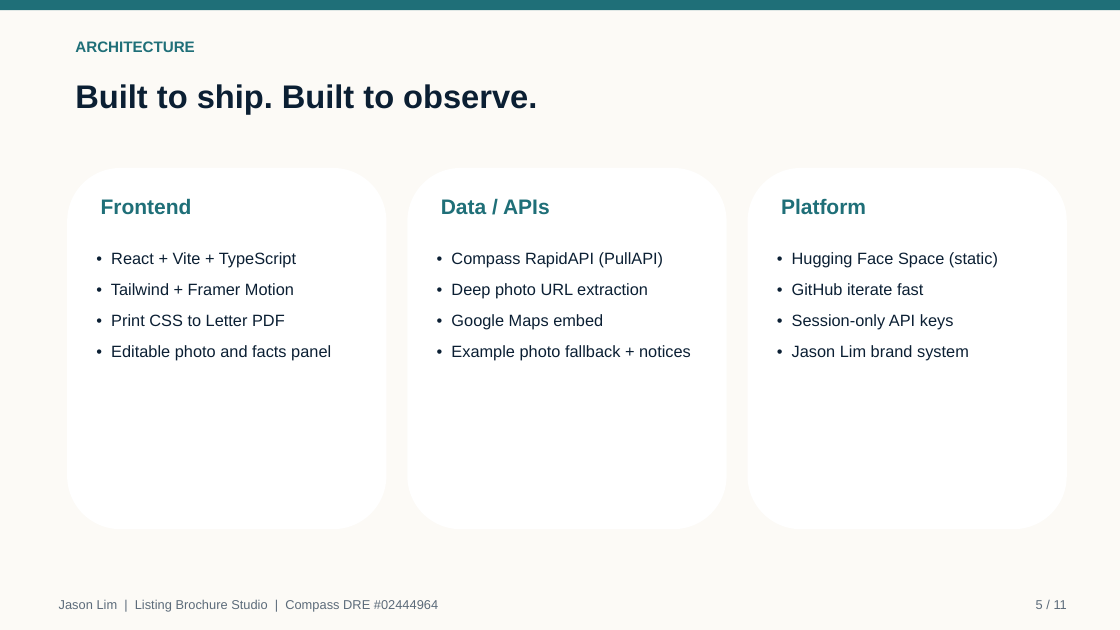
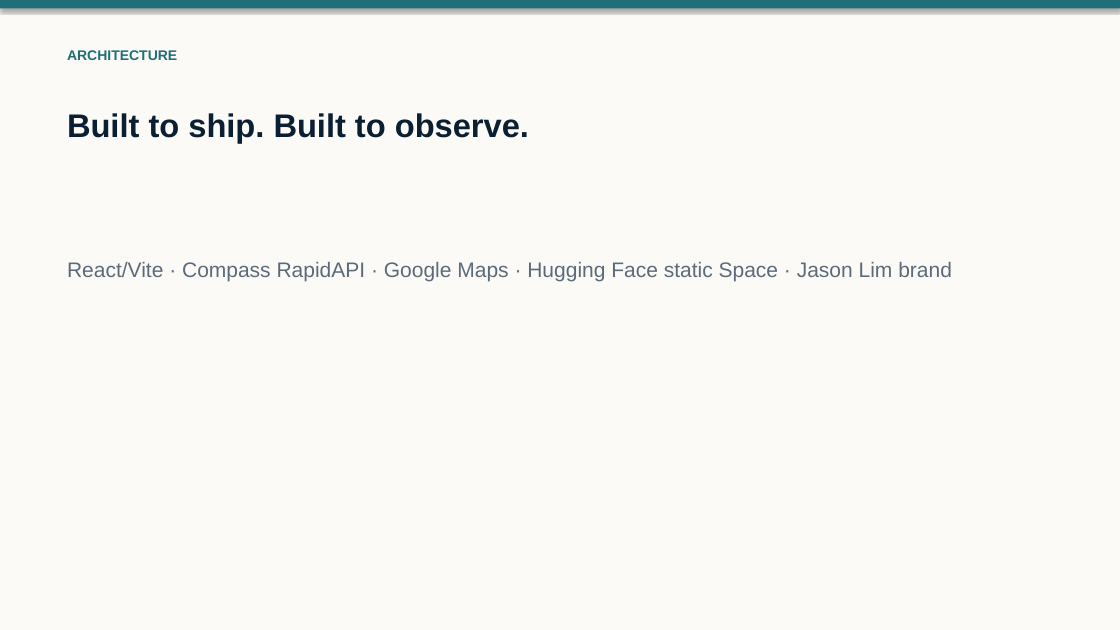
Before and after one commit to jhhlim/LLMFundamentals, a slide deck: slide 5 of Jason_Lim_Project_Notes_Demo_10min_VC_Pitch_Keynote.pptx. Drawn at 1120x630 pixels with LibreOffice and Linux fonts; fonts in the diff are those of the drawing. Boxes give left, top, right and bottom in pixels: in the first picture for what was removed or moved away, otherwise in the second. Text is boxed around its words. In the diff, an @@ line names an element or a change of style, - is before the commit and + after.

```diff
--- a/Jason_Lim_Project_Notes_Demo_10min_VC_Pitch_Keynote.pptx
+++ b/Jason_Lim_Project_Notes_Demo_10min_VC_Pitch_Keynote.pptx
@@ rectangle at (x1=0, y1=0, x2=1120, y2=630): shadow on @@
@@ rectangle at (x1=0, y1=0, x2=1120, y2=8): shadow on @@
@@ text "ARCHITECTURE" moved from (x1=75, y1=41, x2=194, y2=52) to (x1=67, y1=50, x2=177, y2=60) @@
@@ text "ARCHITECTURE" at (x1=67, y1=50, x2=177, y2=60): size 13 to 12 pt; less space between paragraphs @@
@@ text "Built to ship. Built to ..." moved from (x1=75, y1=84, x2=537, y2=114) to (x1=67, y1=113, x2=529, y2=143) @@
@@ text "Built to ship. Built to ..." at (x1=67, y1=113, x2=529, y2=143): less space between paragraphs @@
@@ rounded rectangle removed at (x1=67, y1=168, x2=386, y2=529) @@
@@ rounded rectangle removed at (x1=408, y1=168, x2=727, y2=529) @@
@@ rounded rectangle removed at (x1=748, y1=168, x2=1067, y2=529) @@
@@ text removed at (x1=101, y1=198, x2=192, y2=214) @@
-Frontend
@@ text removed at (x1=441, y1=199, x2=550, y2=215) @@
-Data / APIs
@@ text removed at (x1=781, y1=198, x2=866, y2=215) @@
-Platform
@@ text added at (x1=67, y1=262, x2=952, y2=281), 18 pt, text #5C6B7A @@
+React/Vite · Compass RapidAPI · Google Maps · Hugging Face static Space · Jason Lim brand
@@ text removed at (x1=111, y1=252, x2=331, y2=361) @@
-• React + Vite + TypeScript
-• Tailwind + Framer Motion
-• Print CSS to Letter PDF
-• Editable photo and facts panel
@@ text removed at (x1=451, y1=252, x2=691, y2=361) @@
-• Compass RapidAPI (PullAPI)
-• Deep photo URL extraction
-• Google Maps embed
-• Example photo fallback + notices
@@ text removed at (x1=792, y1=252, x2=998, y2=361) @@
-• Hugging Face Space (static)
-• GitHub iterate fast
-• Session-only API keys
-• Jason Lim brand system
@@ text removed at (x1=59, y1=600, x2=438, y2=612) @@
-Jason Lim | Listing Brochure Studio | Compass DRE #02444964
@@ text removed at (x1=1036, y1=600, x2=1067, y2=609) @@
-5 / 11
```
Also in this commit, not shown: 9 other slides changed, 1 slide added, 1 slide removed, 3 other files.
